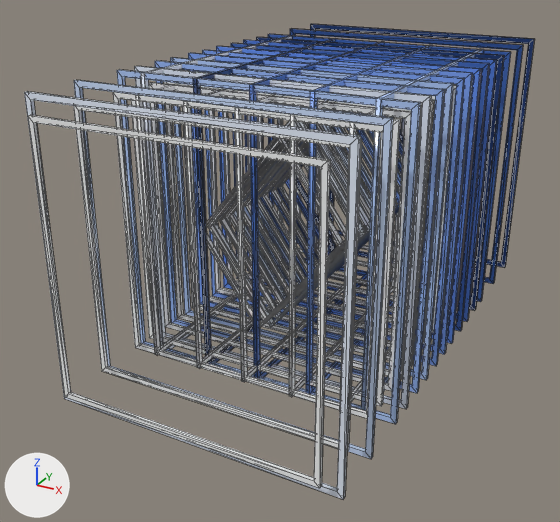
Renders of the glTF model LATTIS/LATTIS_V3.glb from each side of a commit.
Rendered twice from a 50 mm camera at (0.809, -1.25, 0.655) aimed at (-0.061, 0.332, -0.136). The axes (+X, +Y, +Z) are drawn at lower left. The lights are the same throughout. The older version comes first. Mesh edges are drawn as thin lines. Where no turn or scale is listed for an object, it has been applied to the vertices.
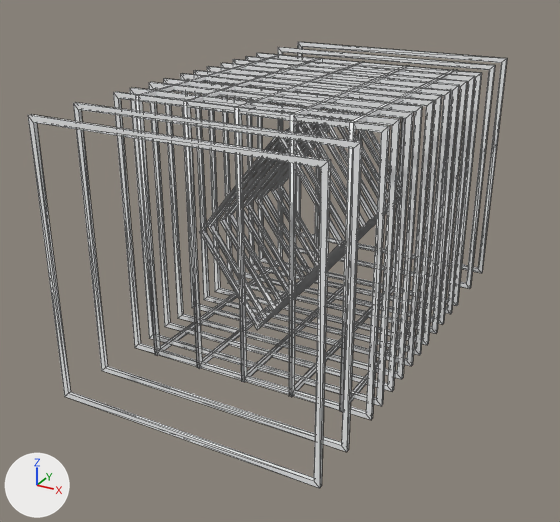
ob_grouplg_1 is not drawn itself; it is the parent of ob_rectangle020, ob_rectangle031, ob_rectangle033, ob_rectangle035, ob_rectangle037.

What differs and where, as boxes [x1, y1, x2, y2] in the pictures (560 x 522 px):
'Rectangle020', turned: before [28, 115, 330, 488]; after [28, 115, 331, 488]
'Rectangle031', turned: before [73, 106, 362, 451]; after [73, 102, 362, 452]
'Rectangle020.001', deleted: before [24, 91, 361, 499]
'Rectangle033', turned: before [113, 92, 383, 418]; after [113, 92, 389, 420]
'Rectangle031.001', deleted: before [74, 80, 393, 459]
'Rectangle033.001', deleted: before [117, 70, 421, 424]
'Rectangle035.001', deleted: before [155, 61, 444, 393]
'Rectangle035', turned: before [149, 82, 411, 391]; after [149, 82, 413, 391]
'Rectangle032.001', deleted: before [170, 57, 453, 380]
'Rectangle030.001', deleted: before [134, 66, 431, 409]
'Rectangle037.001', deleted: before [188, 53, 464, 366]
'Rectangle037', turned: before [182, 100, 434, 366]; after [180, 74, 434, 366]
'Rectangle034.001', deleted: before [202, 50, 472, 354]
'Rectangle040.001', deleted: before [216, 46, 481, 343]
'Rectangle036.001', deleted: before [231, 43, 489, 331]
'Rectangle041.001', deleted: before [243, 40, 497, 321]
'Rectangle043.001', deleted: before [289, 29, 523, 284]
'Rectangle038.001', deleted: before [256, 37, 504, 310]
'Rectangle039.001', deleted: before [307, 24, 535, 268]
'Rectangle042.001', deleted: before [268, 34, 511, 302]
'Rectangle047.001', deleted: before [249, 43, 381, 378]
'Rectangle046.001', deleted: before [306, 45, 433, 394]
'Rectangle048.001', deleted: before [193, 38, 336, 364]
'Rectangle045.001', deleted: before [361, 49, 484, 411]
'Rectangle044.001', deleted: before [141, 35, 294, 349]
'Rectangle010.001', deleted: before [212, 121, 366, 327]
'Rectangle022.001', deleted (mostly hidden): before [233, 125, 371, 307]
'Rectangle021.001', deleted: before [219, 123, 370, 319]
'Rectangle024.001', deleted (mostly hidden): before [258, 111, 397, 297]
'Rectangle023.001', deleted (mostly hidden): before [244, 109, 372, 299]
'Rectangle025.001', deleted: before [258, 112, 400, 290]
'Rectangle026.001', deleted (mostly hidden): before [269, 113, 401, 279]
'Rectangle028.001', deleted: before [285, 116, 403, 271]
'Rectangle029.001', deleted: before [296, 117, 429, 250]
'Rectangle027.001', deleted: before [275, 148, 402, 262]
'Rectangle034', unchanged, uncovered by the edit: before [194, 71, 435, 354]; after [193, 70, 442, 355]
'Rectangle040', unchanged, uncovered by the edit: before [208, 90, 445, 344]; after [207, 66, 451, 345]
'Rectangle036', unchanged, uncovered by the edit: before [222, 85, 456, 333]; after [221, 63, 459, 333]
'Rectangle038', unchanged, uncovered by the edit: before [247, 76, 473, 314]; after [245, 56, 475, 314]

The change in detail:
Object 'Rectangle044.001' (ob_rectangle044_001) is deleted.
Object 'Rectangle045.001' (ob_rectangle045_001) is deleted.
Object 'Rectangle046.001' (ob_rectangle046_001) is deleted.
Object 'Rectangle047.001' (ob_rectangle047_001) is deleted.
Object 'Rectangle048.001' (ob_rectangle048_001) is deleted.
Object 'Rectangle030.001' (ob_rectangle030_001) is deleted.
Object 'Rectangle032.001' (ob_rectangle032_001) is deleted.
Object 'Rectangle034.001' (ob_rectangle034_001) is deleted.
Object 'Rectangle036.001' (ob_rectangle036_001) is deleted.
Object 'Rectangle038.001' (ob_rectangle038_001) is deleted.
Object 'Rectangle020.001' (ob_rectangle020_001) is deleted.
Object 'Rectangle031.001' (ob_rectangle031_001) is deleted.
Object 'Rectangle033.001' (ob_rectangle033_001) is deleted.
Object 'Rectangle035.001' (ob_rectangle035_001) is deleted.
Object 'Rectangle037.001' (ob_rectangle037_001) is deleted.
Object 'Rectangle039.001' (ob_rectangle039_001) is deleted.
Object 'Rectangle040.001' (ob_rectangle040_001) is deleted.
Object 'Rectangle041.001' (ob_rectangle041_001) is deleted.
Object 'Rectangle042.001' (ob_rectangle042_001) is deleted.
Object 'Rectangle043.001' (ob_rectangle043_001) is deleted.
Object 'Rectangle021.001' (ob_rectangle021_001) is deleted.
Object 'Rectangle023.001' (ob_rectangle023_001) is deleted.
Object 'Rectangle025.001' (ob_rectangle025_001) is deleted.
Object 'Rectangle027.001' (ob_rectangle027_001) is deleted.
Object 'Rectangle029.001' (ob_rectangle029_001) is deleted.
Object 'Rectangle010.001' (ob_rectangle010_001) is deleted.
Object 'Rectangle022.001' (ob_rectangle022_001) is deleted.
Object 'Rectangle024.001' (ob_rectangle024_001) is deleted.
Object 'Rectangle026.001' (ob_rectangle026_001) is deleted.
Object 'Rectangle028.001' (ob_rectangle028_001) is deleted.
Object 'GroupLG-1' (ob_grouplg_1) turns from (0, 0, 0) to (0, 0.1, 0) degrees about x, y and z.
